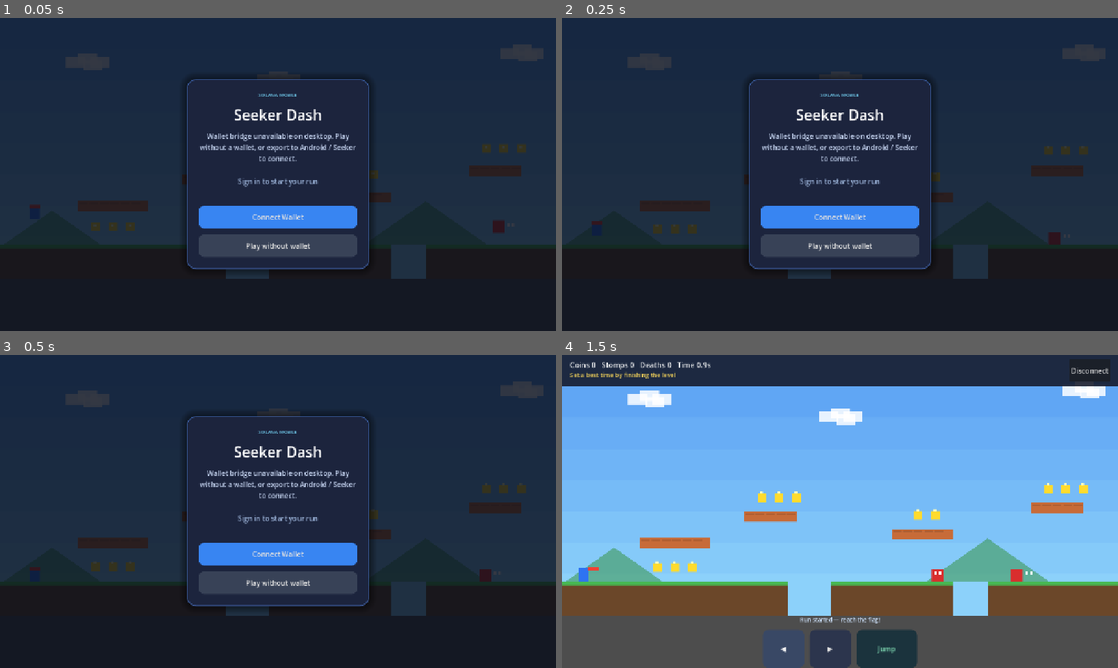
Above: before the commit, frames 1-4 (two rows, left to right).
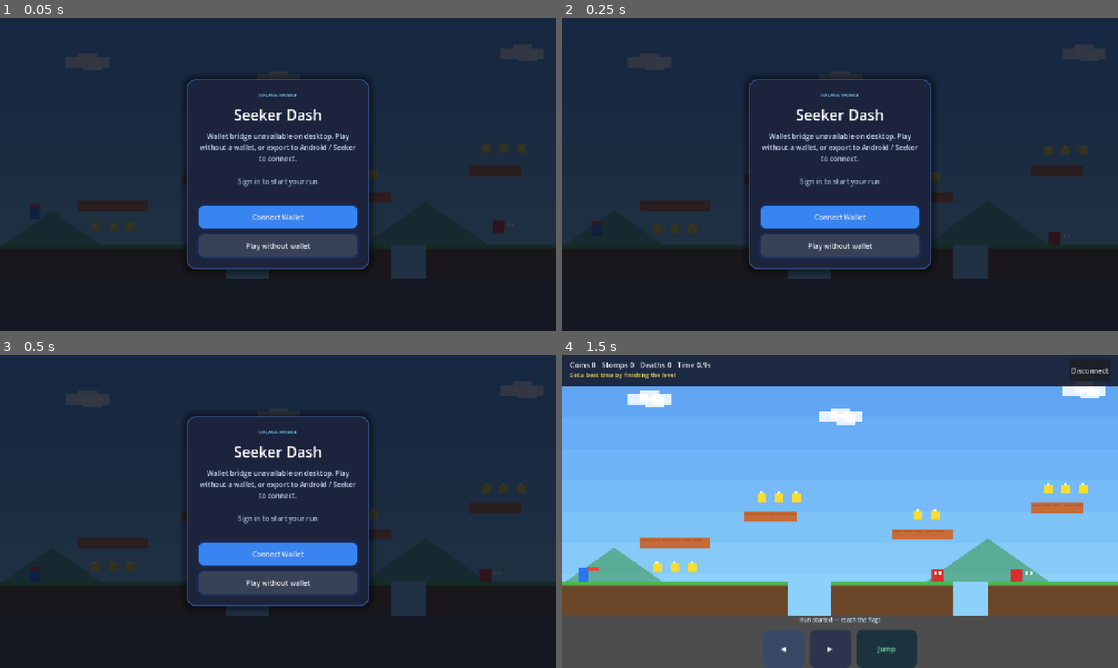
Above: after the commit, the same moments.

Repository: ifeelsam/godot-examples
Game: Godot game, scene res://main.tscn
The game is run twice, just before and just after one commit, with the same random seed, the same clock (stepped at 60 frames per second) and the same inputs.
Inputs:
- Up to frame 1 (0.05 s): no input
- Up to frame 2 (0.25 s): no input
- Up to frame 3 (0.5 s): no input
- Up to frame 4 (1.5 s): click "Play without wallet" at 0.5 s; click "◀" at 1.25 s

The runs differ from the first frame. In frame 1, 0.4% of the frame differs, in the area x 35-65%, y 59-77%; in frame 2, 0.4%; in frame 3, 0.4%; in frame 4, nothing differs.

Commit message:
style: add connect button shadow on wallet gate

Diff:
--- a/seeker-dash/ui/wallet_gate.gd
+++ b/seeker-dash/ui/wallet_gate.gd
@@ -155,6 +155,8 @@
 	normal.set_corner_radius_all(12)
 	normal.content_margin_top = 10
 	normal.content_margin_bottom = 10
+	normal.shadow_color = Color(0.1, 0.3, 0.7, 0.35)
+	normal.shadow_size = 6
 	button.add_theme_stylebox_override("normal", normal)
 
 	var hover := normal.duplicate()
